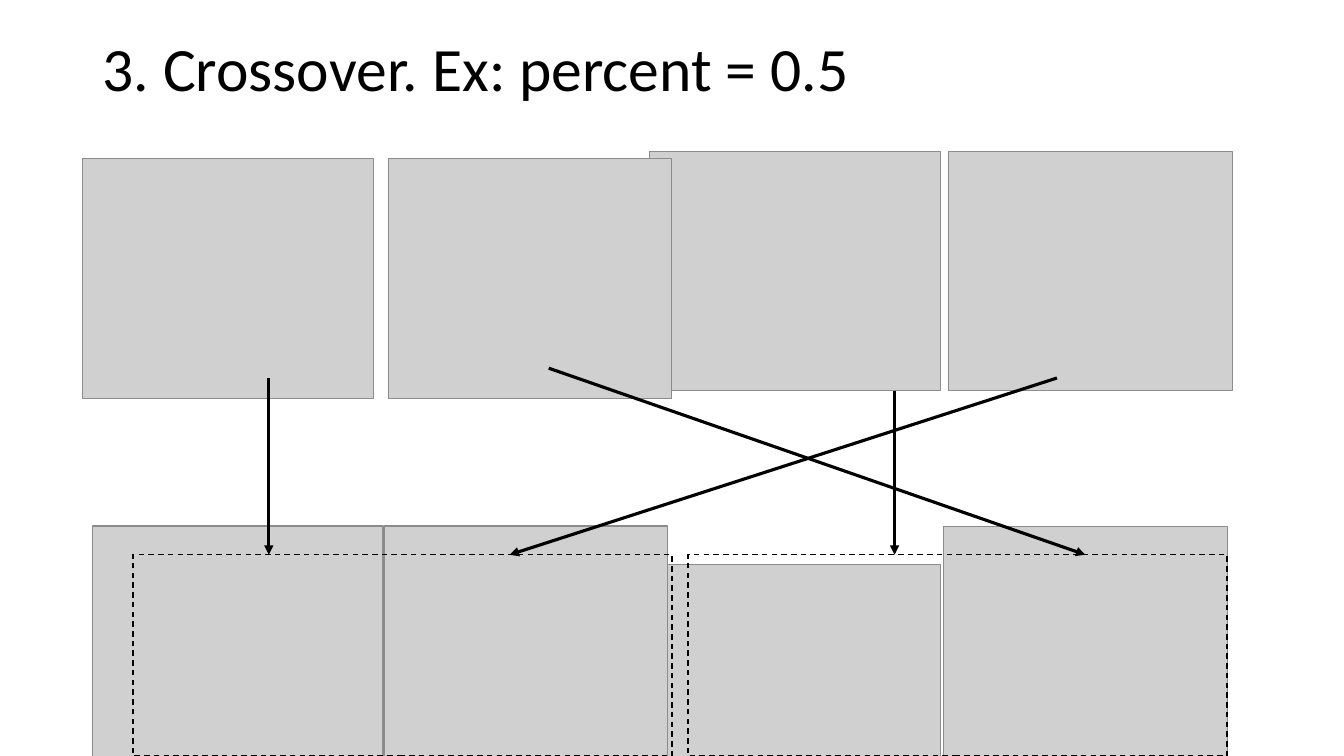
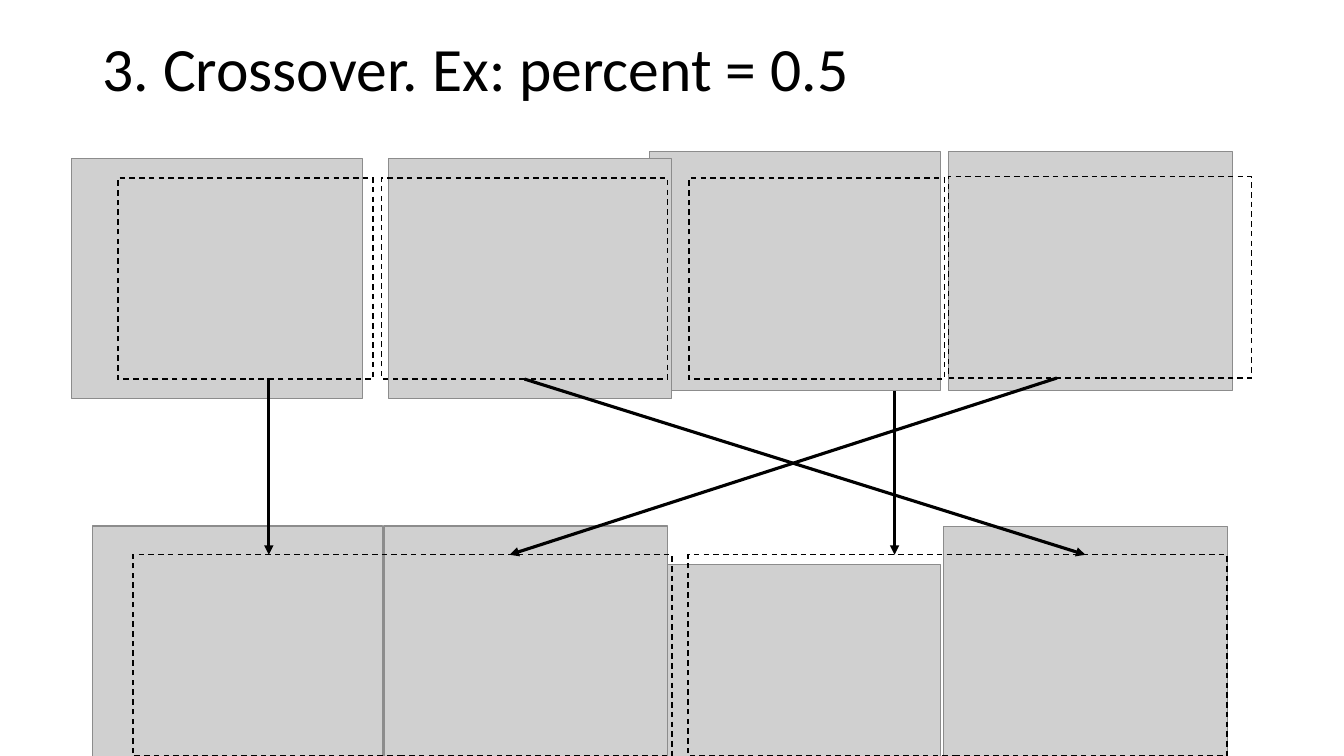
Before and after one commit to vutuanhai237/ResearchMaterials, a slide deck: slide 12 of Quantum computing/Genetic algorithm - based quantum architecture search/genetic algorithm.pptx. Drawn at 1344x756 pixels with LibreOffice and Linux fonts; fonts in the diff are those of the drawing; grey boxes stand for pictures. Boxes give left, top, right and bottom in pixels: in the first picture for what was removed or moved away, otherwise in the second. Text is boxed around its words. In the diff, an @@ line names an element or a change of style, - is before the commit and + after.

```diff
--- a/Quantum computing/Genetic algorithm - based quantum architecture search/genetic algorithm.pptx
+++ b/Quantum computing/Genetic algorithm - based quantum architecture search/genetic algorithm.pptx
@@ picture: place and size @@
-picture at (83,159,373,399)
+picture at (72,159,362,399)
@@ rectangle added at (118,177,373,379), outline #000000 1 pt dashed @@
@@ rectangle added at (382,177,668,379), outline #000000 1 pt dashed @@
@@ rectangle added at (690,177,945,379), outline #000000 1 pt dashed @@
@@ rectangle added at (949,176,1252,378), outline #000000 1 pt dashed @@
@@ arrow moved from (548, 368) - (1086, 555) to (524, 379) - (1086, 555) @@
```
Also in this commit, not shown: 4 other slides changed, 3 slides added.
